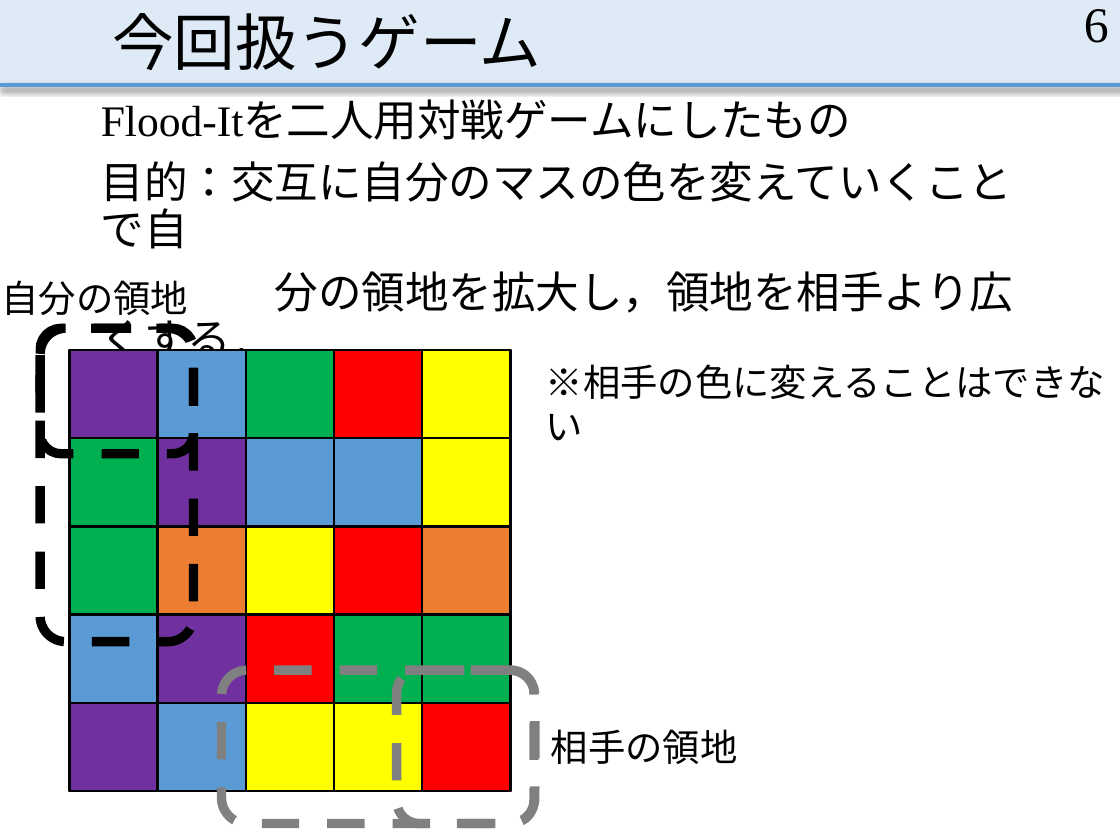
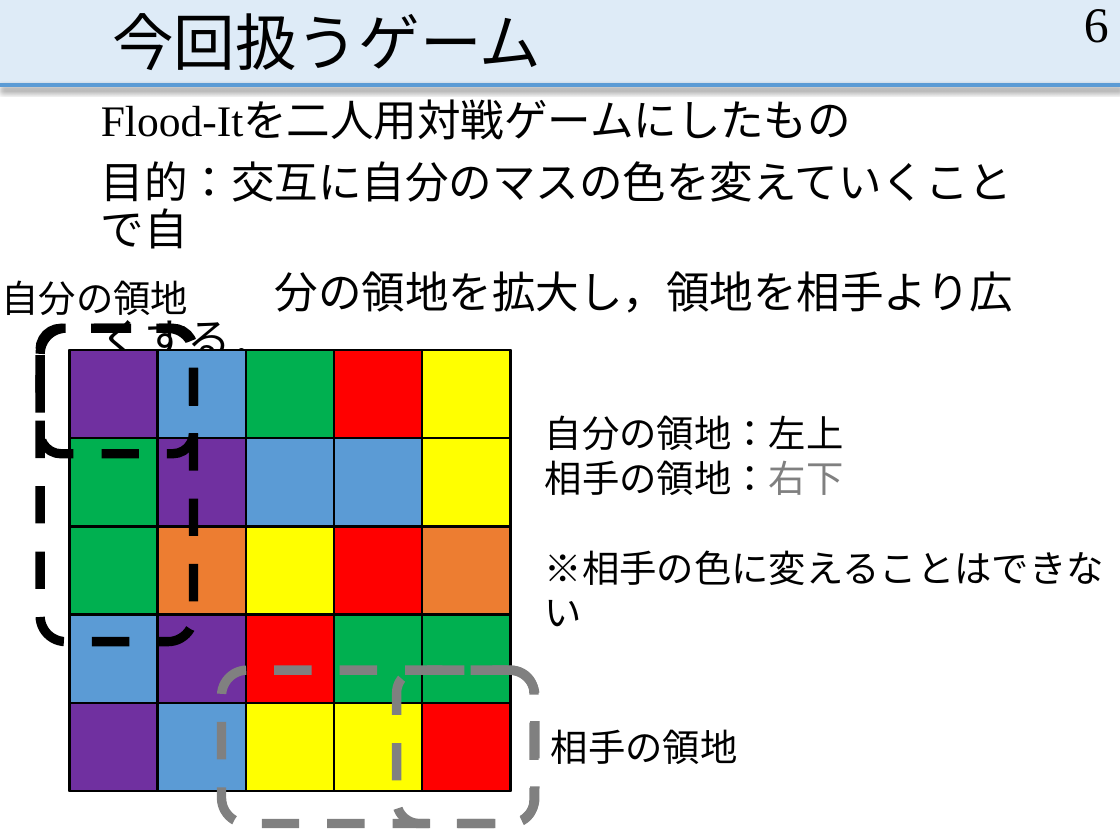
Before and after one commit to MasayaOda/SR, a slide deck: slide 6 of 中間発表.pptx. Drawn at 1120x840 pixels with LibreOffice and Linux fonts; fonts in the diff are those of the drawing. Boxes give left, top, right and bottom in pixels: in the first picture for what was removed or moved away, otherwise in the second. Text is boxed around its words. In the diff, an @@ line names an element or a change of style, - is before the commit and + after.

Commit message:
先輩に確認いただいた，べつのバージョンで開くと字の大きさがずれることを確認

```diff
--- a/中間発表.pptx
+++ b/中間発表.pptx
@@ text "自分の領地：左上": place and size @@
-text "自分の領地：左上" at (546, 364, 1105, 399)
+text "自分の領地：左上" at (545, 415, 1104, 585)
@@ text at (545, 415, 844, 495): paragraphs added @@
+自分の領地：左上
+相手の領地：右下
```
Also in this commit, not shown: 8 other slides changed, 6 slides added, 1 slide removed.
